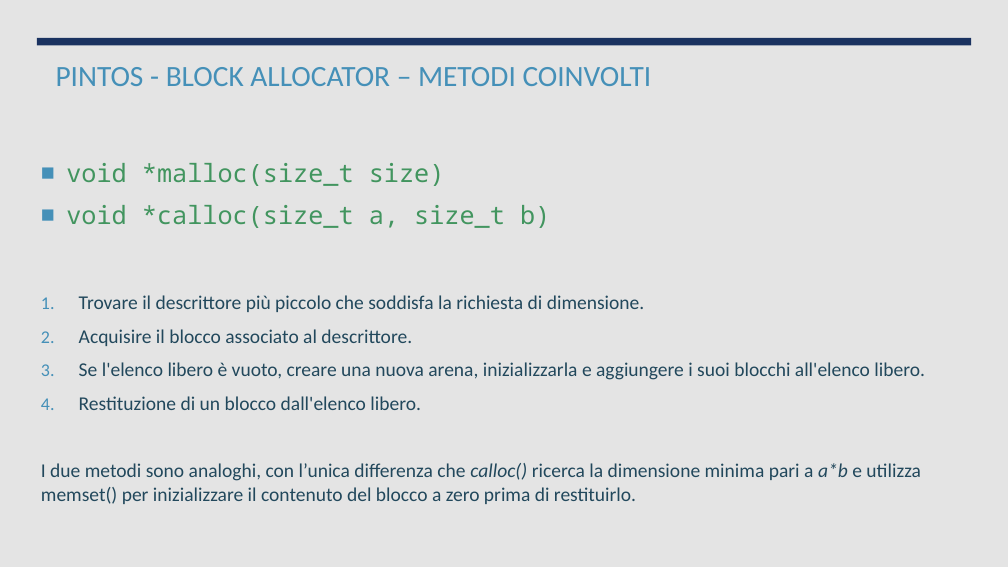
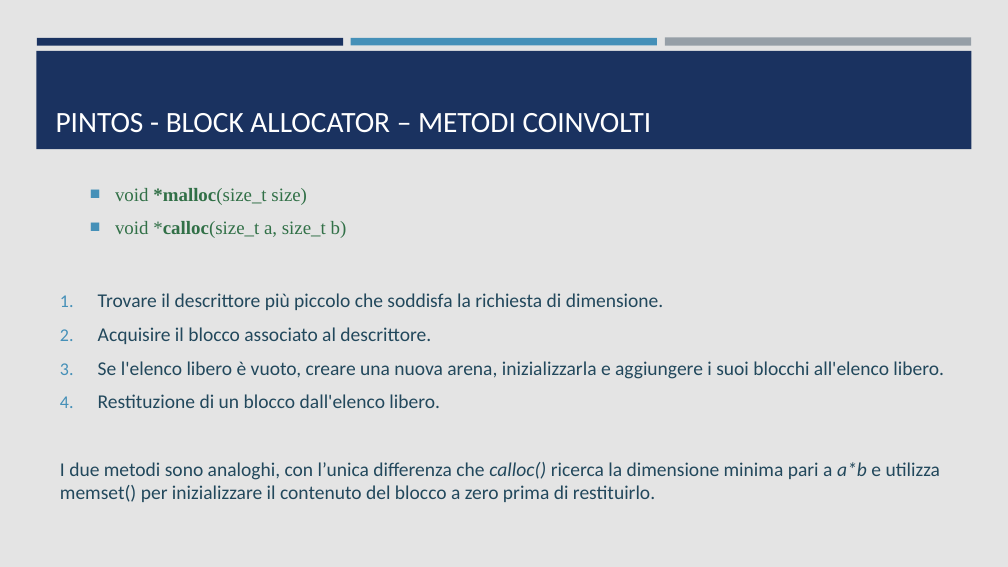
Before and after one commit to ProgrammazioneDiSistema2023-IA-ZZ/Group07, a slide deck: slide 11 of PintOS - Gestione Memoria.pptx (slide 10 before the commit). Drawn at 1008x567 pixels with LibreOffice and Linux fonts; fonts in the diff are those of the drawing. Boxes give left, top, right and bottom in pixels: in the first picture for what was removed or moved away, otherwise in the second. Text is boxed around its words. In the diff, an @@ line names an element or a change of style, - is before the commit and + after.

Commit message:
modified pptx background

```diff
--- a/PintOS - Gestione Memoria.pptx
+++ b/PintOS - Gestione Memoria.pptx
@@ background #EBEBEB to #E4E4E4 @@
@@ rectangle removed at box(0, 0, 1008, 567) @@
@@ rectangle added at box(36, 51, 972, 149), fill #1A3260 @@
@@ rectangle removed at box(37, 38, 972, 45) @@
@@ rectangle added at box(37, 38, 343, 45), fill #1A3260 @@
@@ title "PINTOS - BLOCK ALLOCATOR – ..." at box(56, 113, 652, 133): text colour #4590B8 to #FFFFFF; vertical alignment top to bottom @@
@@ rectangle added at box(351, 38, 657, 45), fill #4590B8 @@
@@ rectangle added at box(665, 38, 971, 46), fill #969FA7 @@
@@ text "void *malloc(size_t size)": place and size @@
-text "void *malloc(size_t size)" at box(66, 163, 550, 228)
+text "void *malloc(size_t size)" at box(115, 188, 347, 238)
@@ text "void *malloc(size_t size)" at box(115, 188, 347, 238): size 24 to 18 pt, font Noto Sans Mono to Times New Roman, text colour #42955F to #327047; bold on in "*malloc(size_t", "*calloc(size_t"; less space between paragraphs @@
@@ text "Trovare il descrittore più piccolo ...": place and size @@
-text "Trovare il descrittore più piccolo ..." at box(41, 295, 925, 504)
+text "Trovare il descrittore più piccolo ..." at box(60, 293, 944, 502)
```
Also in this commit, not shown: 10 other slides changed, 2 slides added, 4 other files.
